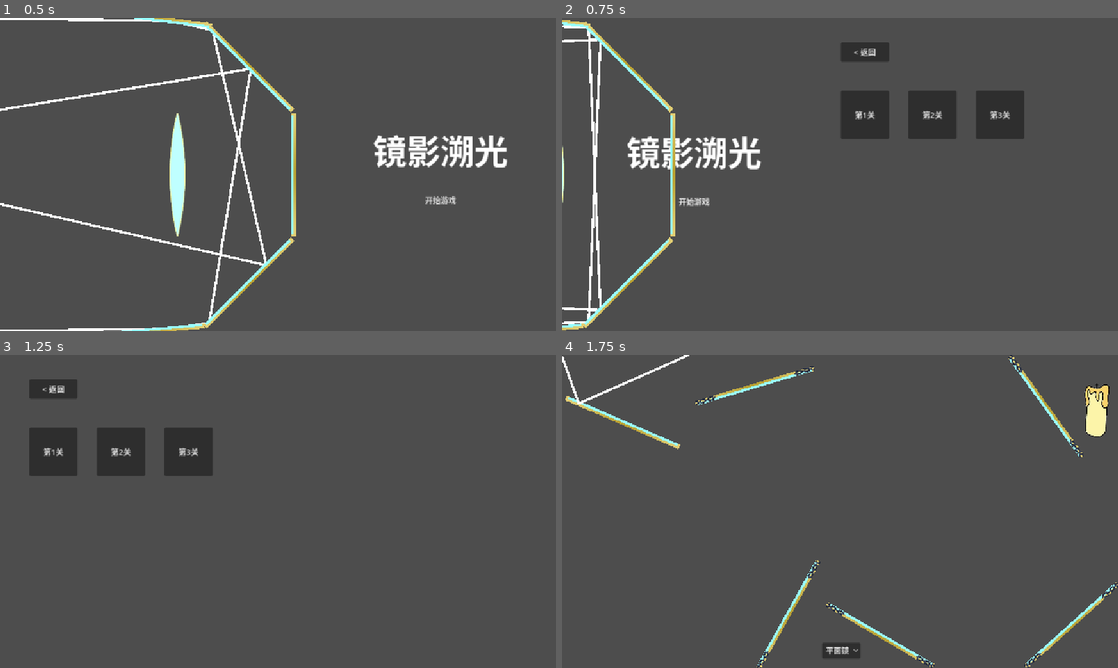
Above: before the commit, frames 1-4 (two rows, left to right).
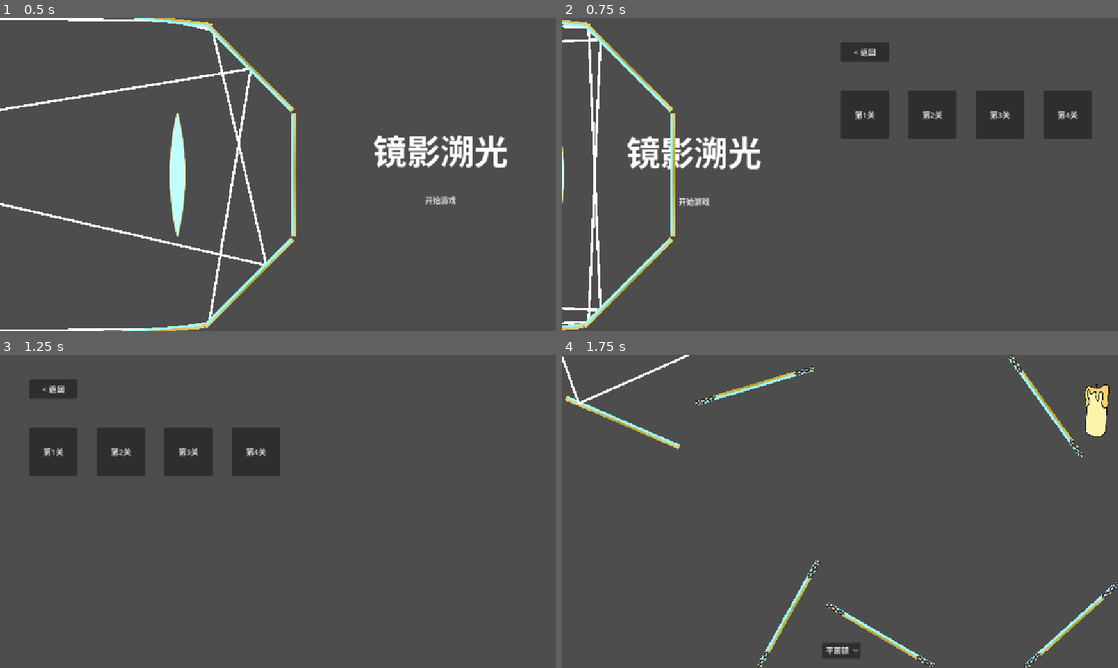
Above: after the commit, the same moments.

Repository: ChickenPige0n/re-flection
Game: Godot game, scene res://scenes/entrance.tscn
Two runs of this game, one before a commit and one after it. Both use one fixed random seed, a clock stepped at 60 frames per second and the inputs below.
Inputs:
- Up to frame 1 (0.5 s): no input
- Up to frame 2 (0.75 s): click "开始游戏" at 0.5 s
- Up to frame 3 (1.25 s): no input
- Up to frame 4 (1.75 s): click "第1关" at 1.25 s

Frame 1 is identical in both runs. In frame 2, 1.3% of the frame differs, in the area x 86-96%, y 23-39%; in frame 3, 1.3%; in frame 4, nothing differs.

Commit message:
fix lens bug completely

Diff:
--- a/scripts/entrance_controller.gd
+++ b/scripts/entrance_controller.gd
@@ -8,7 +8,7 @@
 @export var levelContainer: FlowContainer
 @export var changeSceneButton: PackedScene
 
-var nums_of_levels: int = 3
+var nums_of_levels: int = 4
 var passedTime: Array = []
 
 func _ready() -> void:
@@ -43,6 +43,7 @@
 	pass
 	#exampleLight.direction = Vector2.from_angle(exampleLight.direction.angle() + delta)
 
+var speed = 3
 func doTween():
 	var tweenUp = create_tween()\
 	.set_ease(Tween.EASE_IN_OUT)\
@@ -50,8 +51,8 @@
 	.set_loops()\
 	.bind_node(exampleLightUp)
 
-	tweenUp.tween_property(exampleLightUp, "direction", Vector2.from_angle(PI / 4), 3)
-	tweenUp.tween_property(exampleLightUp, "direction", Vector2.from_angle(0), 3)
+	tweenUp.tween_property(exampleLightUp, "direction", Vector2.from_angle(PI / 4), speed)
+	tweenUp.tween_property(exampleLightUp, "direction", Vector2.from_angle(0), speed)
 
 	var tweenDown = create_tween()\
 	.set_ease(Tween.EASE_IN_OUT)\
@@ -59,8 +60,8 @@
 	.set_loops()\
 	.bind_node(exampleLightDown)
 
-	tweenDown.tween_property(exampleLightDown, "direction", Vector2.from_angle(-PI / 4), 3)
-	tweenDown.tween_property(exampleLightDown, "direction", Vector2.from_angle(0), 3)
+	tweenDown.tween_property(exampleLightDown, "direction", Vector2.from_angle(-PI / 4), speed)
+	tweenDown.tween_property(exampleLightDown, "direction", Vector2.from_angle(0), speed)
 
 
 
--- a/scripts/lens.gd
+++ b/scripts/lens.gd
@@ -7,37 +7,36 @@
 
 
 func calculate_light_direction(intersection: Vector2, light_direction: Vector2) -> Vector2:
+	if(intersection.distance_to(position) < 0.01): # 光线与透镜中心重合
+		return light_direction
+
 	# 计算光线与透镜的交点到透镜中心的距离
 	var distance_to_center = intersection.distance_to(position)
 
 	# 计算入射光方向与透镜轴之间的夹角
 	var light_angle:float = light_direction.angle()
-	var lens_angle:float = fmod(rotation + PI, PI)
-	var angle_diff = wrapf(light_angle - lens_angle, -PI, PI)
-	var incident_angle = abs(angle_diff)
+	var lens_angle:float = position.angle_to_point(intersection) # 镜子方向定为与光线同侧
+	var incident_angle = abs(fmod(lens_angle - light_angle, PI))
 
-	# 确定透镜类型和焦距的绝对值
-	var is_convex = focus > 0
-	var abs_focus = abs(focus)
+	var abs_focus = abs(focus) # 焦距的绝对值
 
 	# 计算光路参数
 	var focus_sine_ratio = abs_focus / sin(incident_angle)
 	var third_side = sqrt(distance_to_center*distance_to_center + focus_sine_ratio*focus_sine_ratio
 						 - 2*distance_to_center*focus_sine_ratio*cos(incident_angle))
-	var base_angle = acos((focus_sine_ratio*focus_sine_ratio + third_side*third_side - distance_to_center*distance_to_center)
-						 / (2*focus_sine_ratio*third_side))
+	var base_angle = asin(distance_to_center*sin(incident_angle) / third_side)
 
-	# 根据透镜类型确定基础偏转角度
-	var deflection_angle = base_angle if is_convex else -base_angle
-
-	# 计算基准角度（从透镜位置到交点的方向）
+	# # 计算基准角度（从透镜位置到交点的方向）
 	var reference_angle = (intersection.angle_to_point(position))
 
-	var angle_diff1 = light_angle + deflection_angle - reference_angle
-	var angle_diff2 = light_angle - deflection_angle - reference_angle
+	#通过夹角大小来判断偏转方向 trans cis 好像反了 不重要
+	var angle_trans = abs(Vector2.from_angle(light_angle + base_angle).angle_to(Vector2.from_angle(reference_angle)))
+	var angle_cis = abs(Vector2.from_angle(light_angle - base_angle).angle_to(Vector2.from_angle(reference_angle)))
+
+	# print(lens_angle)
+	# print("light_angle "+str(light_angle) + "base_ange"+str(base_angle)+"reference_angle"+str(reference_angle)+" angle_trans: " + str(angle_trans) + " angle_cis: " + str(angle_cis))
 
 	# 使用角度绝对值比较，确保选择正确的偏转方向
-	if (is_convex && abs(angle_diff1) > abs(angle_diff2)) || (!is_convex && abs(angle_diff1) < abs(angle_diff2)):
-		deflection_angle = -deflection_angle
+	var deflection_angle = base_angle * (1.0 if abs(angle_trans) < abs(angle_cis) else -1.0) * sign(focus)
 
 	return light_direction.rotated(deflection_angle)
--- a/scripts/light.gd
+++ b/scripts/light.gd
@@ -17,7 +17,6 @@
 
 	var components = get_parent().get_children().filter(func(it): return it is Intersectable)
 	var photosensitives = get_parent().get_children().filter(func(it): return it is Photosensitive)
-	var active_photosensitives:Array = []
 
 	var max_reflections = 100  # Prevent infinite loops
 	var reflection_count = 0
@@ -31,7 +30,8 @@
 		# Find the closest intersection
 		for component in components:
 			# Skip the component we just reflected off to prevent immediate re-reflection
-			if component == last_component and reflection_count > 0:
+			# if component == last_component and reflection_count > 0:
+			if component == last_component:
 				continue
 
 			var intersection = component.get_intersection(now_position, now_direction)  # Get the intersection point with the component
@@ -43,13 +43,13 @@
 					closest_component_point = intersection
 					closest_component = component
 
+		#判断感光
+		for photosensitive in photosensitives:
+			photosensitive.shine(now_position, now_direction, closest_component_point if closest_component else Vector2.ZERO)
+
+
 		# If we found a component, add the reflection
 		if closest_component:
-			#判断感光
-			for photosensitive in photosensitives:
-				if photosensitive.shine(now_position, now_direction, closest_component_point):
-					active_photosensitives.append(photosensitive)
-
 			self.add_point(closest_component_point)
 			now_position = closest_component_point
 			now_direction = closest_component.calculate_light_direction(closest_component_point, now_direction)
@@ -57,14 +57,9 @@
 				break
 			reflection_count += 1
 		else:
-			for photosensitive in photosensitives:
-				photosensitive.shine(now_position, now_direction, Vector2.ZERO)
 			# No more intersections found
 			break
 
-	#photosensitive activate
-	for active_photosensitive in active_photosensitives:
-		active_photosensitive.litting = true
 
 	# Add the final ray extending outward
 	self.add_point(now_position + now_direction * 10000)
--- a/scripts/photosensitive.gd
+++ b/scripts/photosensitive.gd
@@ -24,6 +24,7 @@
 			active = true
 	else:
 		litting_time = 0
+	litting = false
 
 	if active:
 		set_texture(active_texture)
@@ -32,23 +33,22 @@
 
 
 
-func shine(starting_pos: Vector2, direction: Vector2, ending_pos: Vector2) -> bool:
+func shine(starting_pos: Vector2, direction: Vector2, ending_pos: Vector2) -> void:
 	var lit_position = position + bias
 	var angle = starting_pos.direction_to(lit_position).angle_to(direction) # 光线与光对判定点的夹角
 	#确保在射线一侧
 	if ending_pos == Vector2.ZERO: #射线
 		if abs(angle) > PI/2:
-			return false
+			return
 	else: #线段
 		var dis = starting_pos.distance_to(ending_pos)
 		if starting_pos.distance_to(lit_position) > dis + radius or ending_pos.distance_to(lit_position) > dis + radius: #两侧
-			return false
+			return
 
 	#确保照的到
 	if abs (starting_pos.distance_to(lit_position) * sin(angle)) > radius:
-		litting = false
-		return false
-	return true
+		return
+	litting = true
 
 
 
